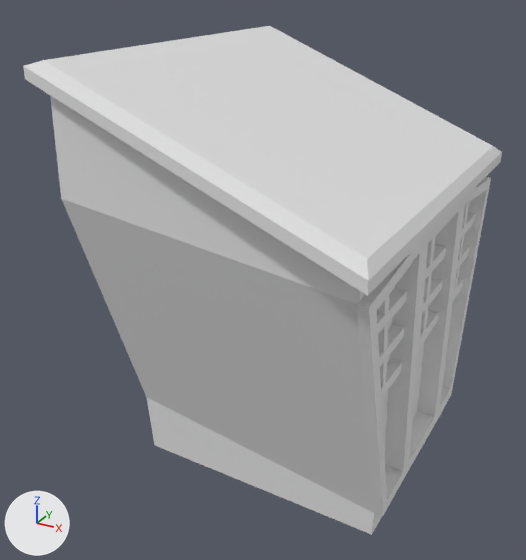
What one commit did to the FBX model Assets/02_Art/Mesh/House/SM_House_Velux.fbx.
Before and after are seen from a 50 mm lens placed at (2.8, -5.86, 2.99), pointed at (-0.33, -0.17, 0.15). Lighting does not change. The marker at lower left points along +X, +Y and +Z. The older version comes first.

Objects in the first picture: 'SM_House_Velux.001', 'SM_House_Velux.002', 'SM_House_Velux.007'.
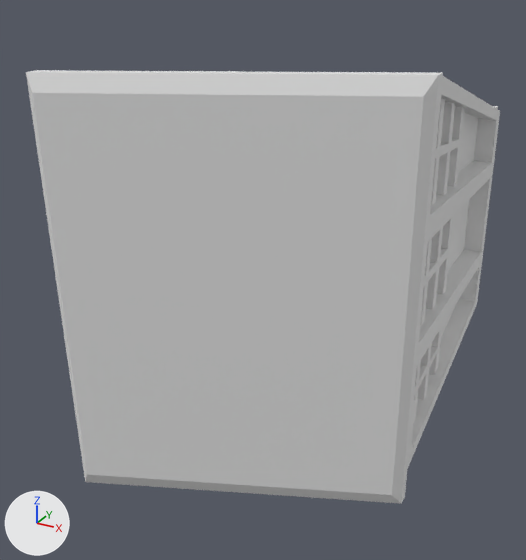
Edits to the bpy script that builds the scene:
```text
Change me_cube_030:
    used by ob_sm_house_velux_001; location = (0.0, 0.0, 1.71)
    remove me_cube_030.from_pydata(...)  # 12 vertices, 9 faces; spans x -1.37..1.37, y -1.89..1.89, z -0.65..0.61
    add me_cube_030.from_pydata(...)  # 12 vertices, 9 faces; spans x -1.37..1.37, y -0.65..0.7, z -1.91..1.91
    me_cube_030 part 1: the whole mesh is turned 91.4 degrees about the x axis through the mesh origin
Change me_cube_032:
    used by ob_sm_house_velux_002; location = (0.0, 0.0, 0.0)
    remove me_cube_032.from_pydata(...)  # 32 vertices, 27 faces; spans x -1.25..1.23, y -1.81..1.81, z -1.64..2.23
    add me_cube_032.from_pydata(...)  # 32 vertices, 27 faces; spans x -1.25..1.23, y -2.28..1.66, z -1.87..1.79
    me_cube_032 part 2: the whole mesh is turned 91.4 degrees about the x axis through the mesh origin
Change me_cube_029:
    used by ob_sm_house_velux_007; location = (1.22, 0.07, -0.01)
    remove me_cube_029.from_pydata(...)  # 108 vertices, 91 faces; spans x -0.11..0.1, y -1.79..1.79, z -1.39..1.03
    add me_cube_029.from_pydata(...)  # 108 vertices, 88 faces; spans x -0.11..0.1, y -1.04..1.41, z -1.81..1.76
    me_cube_029 part 3: the loose piece of 8 vertices spanning x -0.03..0.02, y 0.99..1.2, z -0.19..0.88 is turned 91.4 degrees about the x axis through the mesh origin
    me_cube_029 part 4: the loose piece of 8 vertices spanning x -0.11..0.02, y -1.36..1.39, z -0.21..-0.11 is turned 91.4 degrees about the x axis through the mesh origin
    me_cube_029 part 5: the loose piece of 8 vertices spanning x -0.11..0.02, y -1.48..1.52, z 0.13..0.22 is turned 91.4 degrees about the x axis through the mesh origin
    me_cube_029 part 6: the loose piece of 8 vertices spanning x -0.11..0.02, y -1.55..1.59, z 0.46..0.56 is turned 91.4 degrees about the x axis through the mesh origin
    me_cube_029 part 7: the loose piece of 8 vertices spanning x -0.03..0.02, y -1.23..-1.02, z -0.19..0.88 is turned 91.4 degrees about the x axis through the mesh origin
    me_cube_029 part 8: the loose piece of 8 vertices spanning x -0.03..0.02, y -0.06..0.03, z -0.19..0.88 is turned 91.4 degrees about the x axis through the mesh origin
    me_cube_029 part 9: the loose piece of 60 vertices spanning x -0.1..0.1, y -1.79..1.79, z -1.39..1.03 is rebuilt with 60 vertices and now spans x -0.1..0.1, y -1.04..1.41, z -1.81..1.76
Add me_cube_090:
    me_cube_090.from_pydata([(0.0, 1.09, -0.55), (0.0, -1.09, -0.72), (0.01, 1.1, -0.99), (0.01, -0.96, -1.65), (0.0, 1.08, -0.39), (0.0, 1.06, 0.44), (0.0, -1.1, -0.49), (-0.01, -1.12, 0.44), (0.0, 1.05, 1.05), (0.0, 1.06, 0.61), (-0.01, -1.04, 1.6), (-0.01, -1.13, 0.67)], [], [(0, 1, 3, 2), (5, 7, 6, 4), (8, 10, 11, 9)])
Change ob_sm_house_velux_001:
    ob_sm_house_velux_001.location: (0.0, 0.0, 1.71) -> (0.0, -1.25, 0.36)
Change ob_sm_house_velux_002:
    ob_sm_house_velux_002.location: (0.0, 0.0, 0.0) -> (0.0, 0.46, 0.39)
Change ob_sm_house_velux_007:
    ob_sm_house_velux_007.location: (1.22, 0.07, -0.01) -> (1.22, 0.46, 0.47)
Add ob_sm_house_velux_003:
    ob_sm_house_velux_003 = bpy.data.objects.new('SM_House_Velux.003', me_cube_090)
    ob_sm_house_velux_003.location = (1.13, 0.66, 0.48)
```

Pixel boxes [x1, y1, x2, y2] of what changed, in the pictures (526 x 560 px; the box of a moved part takes in the faces that stretch with it):
'SM_House_Velux.001', moved, turned
    before: [23, 26, 502, 296]
    after: [26, 70, 443, 504]
'SM_House_Velux.002', moved, turned (not visible afterwards)
    before: [50, 96, 442, 535]
'SM_House_Velux.007', reshaped, moved
    before: [357, 177, 491, 515]
    after: [408, 76, 500, 467]
'SM_House_Velux.003', added
    after: [441, 112, 478, 337]
part 3 of me_cube_029, moved or reshaped
    before: [454, 202, 469, 297]
    after: [435, 139, 461, 159]
part 4 of me_cube_029, moved or reshaped
    before: [381, 278, 464, 399]
    after: [429, 107, 465, 375]
part 5 of me_cube_029, moved or reshaped
    before: [379, 246, 470, 367]
    after: [417, 102, 455, 400]
part 6 of me_cube_029, moved or reshaped (mostly hidden)
    before: [377, 213, 476, 333]
    after: [413, 98, 445, 423]
part 7 of me_cube_029, moved or reshaped
    before: [378, 295, 389, 394]
    after: [414, 344, 440, 395]
part 8 of me_cube_029, moved or reshaped
    before: [420, 237, 435, 341]
    after: [424, 247, 450, 286]
part 9 of me_cube_029, rebuilt
    before: [357, 177, 491, 515]
    after: [408, 76, 500, 467]
